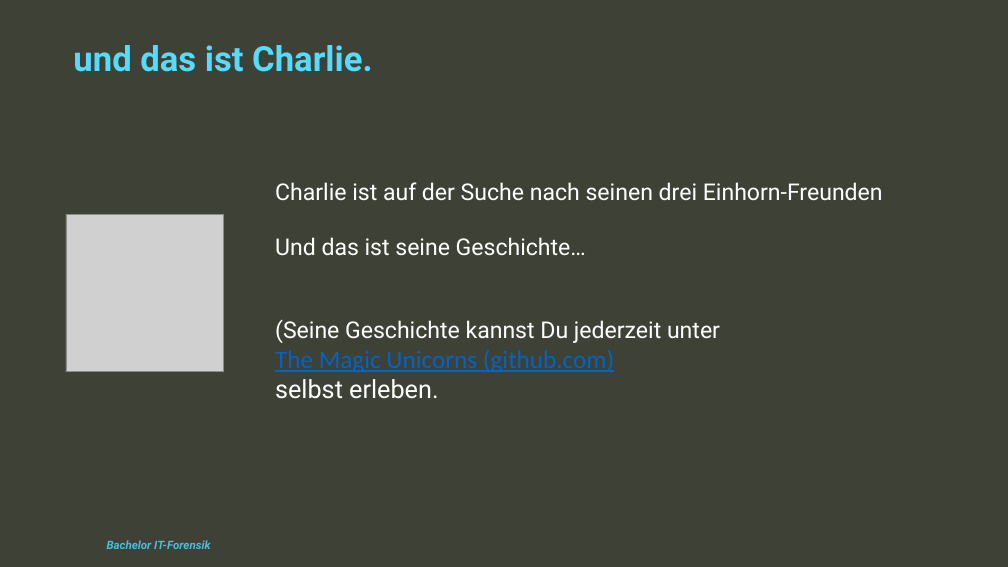
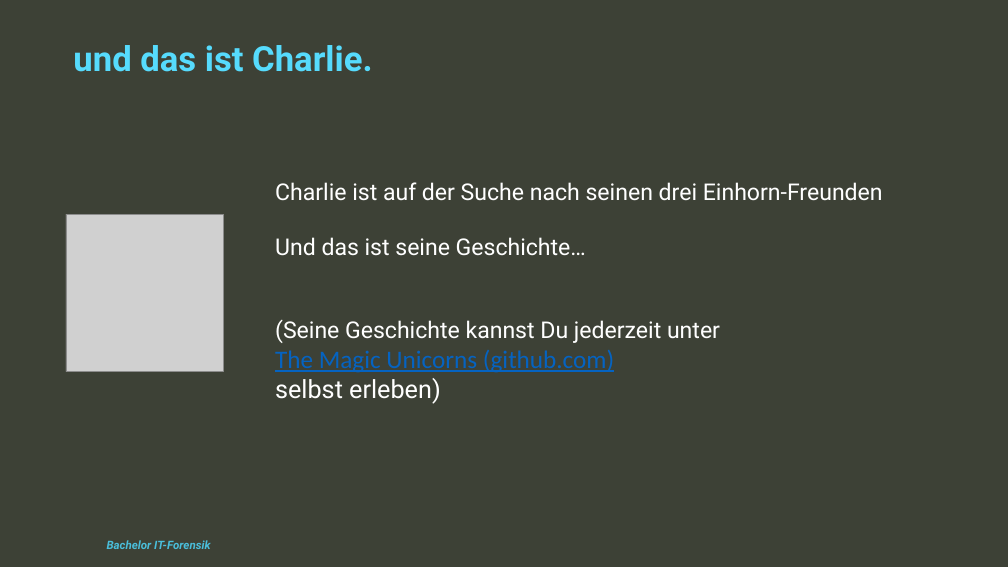
Before and after one commit to The-Magic-Unicorns/pythonescaperoom, a slide deck: slide 3 of TheStory/ProgrammierungII_Gruppe6Mün_EscapeRoom_Präsentation.pptx. Drawn at 1008x567 pixels with LibreOffice and Linux fonts; fonts in the diff are those of the drawing; grey boxes stand for pictures; background and template pictures are left out. Boxes give left, top, right and bottom in pixels: in the first picture for what was removed or moved away, otherwise in the second. Text is boxed around its words. In the diff, an @@ line names an element or a change of style, - is before the commit and + after.

```diff
--- a/TheStory/ProgrammierungII_Gruppe6Mün_EscapeRoom_Präsentation.pptx
+++ b/TheStory/ProgrammierungII_Gruppe6Mün_EscapeRoom_Präsentation.pptx
@@ text at (275, 378, 441, 404): text changed @@
-selbst erleben.
+selbst erleben)
```
Also in this commit, not shown: 1 other slide changed, 12 slides added, 2 slides removed.
